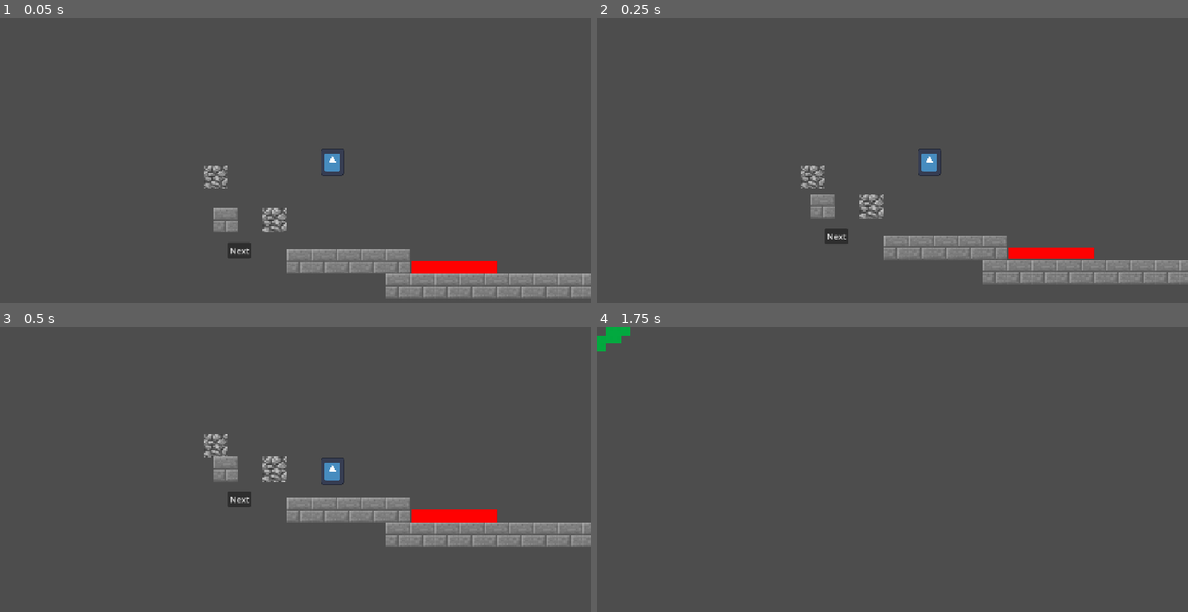
Above: before the commit, frames 1-4 (two rows, left to right).
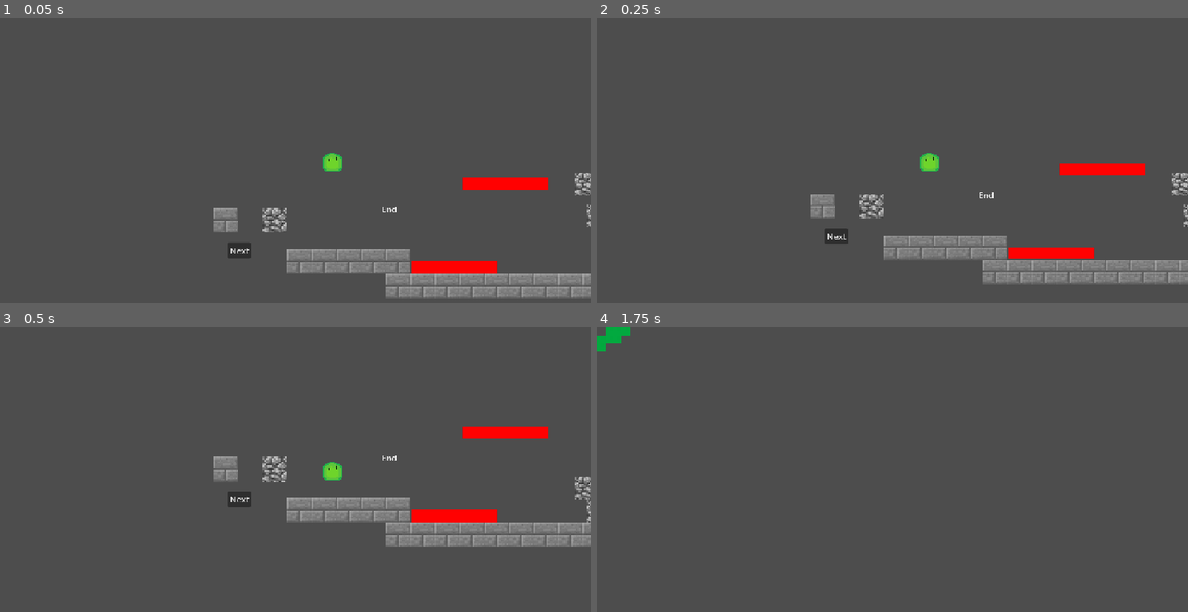
Above: after the commit, the same moments.

Repository: No-ramen/Bounce-back-game-jam
Game: Godot game, scene res://main.tscn
The game is run twice, just before and just after one commit, with the same random seed, the same clock (stepped at 60 frames per second) and the same inputs. The engine's default icon, where the game draws it, is replaced by a stand-in: a white triangle on a blue panel in a dark square.
Inputs:
- Up to frame 1 (0.05 s): no input
- Up to frame 2 (0.25 s): no input
- Up to frame 3 (0.5 s): no input
- Up to frame 4 (1.75 s): click "Next" at 0.5 s; tap Enter at 1.25 s

The runs differ from the first frame. In frame 1, 1.3% of the frame differs, in the area x 34-100%, y 45-97%; in frame 2, 1.3%; in frame 3, 1.3%; in frame 4, nothing differs.

Commit message:
Update main.tscn

Diff:
--- a/main.tscn
+++ b/main.tscn
@@ -1,6 +1,8 @@
 [gd_scene format=4 uid="uid://bpf2q311yktui"]
 
-[ext_resource type="Texture2D" uid="uid://bi1xggbk60sq6" path="res://icon.svg" id="1_0xm2m"]
+[ext_resource type="Texture2D" uid="uid://poy863li2b5f" path="res://default.png" id="1_7mycd"]
+[ext_resource type="Texture2D" uid="uid://bxq6egxq6kjlm" path="res://looking left.png" id="2_272bh"]
+[ext_resource type="Texture2D" uid="uid://dnkscqd75o4dh" path="res://looking right.png" id="3_5vw27"]
 [ext_resource type="Texture2D" uid="uid://lsqmlvk037no" path="res://red.png" id="3_h2yge"]
 [ext_resource type="Texture2D" uid="uid://c0ysh3h7ywk78" path="res://cobblestone.jpg" id="4_1bvp3"]
 [ext_resource type="Texture2D" uid="uid://bm3rm0ujvlo5u" path="res://stonebrick.jpg" id="4_lquwl"]
@@ -12,16 +14,19 @@
 
 func _on_button_pressed() -> void:
 	get_tree().change_scene_to_file(\"res://Second scene.tscn\")
-func _on_area_2d_body_entered(Body):
-	if(Body.name == \"thing\"):
-		Body.velocity.y = -500
-		Body.velocity.x = 500
-
-
-"
-
-[sub_resource type="GDScript" id="GDScript_piya1"]
+
+
+
+
+
+
+func _on_area_2d_body_exited(body: Node2D) -> void:
+	pass # Replace with function body.
+"
+
+[sub_resource type="GDScript" id="GDScript_ow6iq"]
 script/source = "extends CharacterBody2D
+
 
 
 const SPEED = 300.0
@@ -48,6 +53,12 @@
 	else:
 		velocity.x = move_toward(velocity.x, 0, SPEED)
 
+	if velocity.x > 0:
+		$Sprite2D.animation= \"right\"
+	elif velocity.x < 0:
+		$Sprite2D.animation= \"left\"
+	else:
+		$Sprite2D.animation= \"default\"
 	move_and_slide()
 
 	for i in get_slide_collision_count() :
@@ -57,8 +68,35 @@
 			c.get_collider().apply_central_impulse(-c.get_normal() * push_force)
 "
 
+[sub_resource type="SpriteFrames" id="SpriteFrames_piya1"]
+animations = [{
+"frames": [{
+"duration": 1.0,
+"texture": ExtResource("1_7mycd")
+}],
+"loop": 1,
+"name": &"default",
+"speed": 5.0
+}, {
+"frames": [{
+"duration": 1.0,
+"texture": ExtResource("2_272bh")
+}],
+"loop": 1,
+"name": &"left",
+"speed": 5.0
+}, {
+"frames": [{
+"duration": 1.0,
+"texture": ExtResource("3_5vw27")
+}],
+"loop": 1,
+"name": &"right",
+"speed": 5.0
+}]
+
 [sub_resource type="RectangleShape2D" id="RectangleShape2D_piya1"]
-size = Vector2(45, 53)
+size = Vector2(38, 41)
 
 [sub_resource type="PhysicsMaterial" id="PhysicsMaterial_lquwl"]
 
@@ -67,17 +105,38 @@
 [sub_resource type="RectangleShape2D" id="RectangleShape2D_po0w4"]
 size = Vector2(46, 45)
 
+[sub_resource type="GDScript" id="GDScript_1bvp3"]
+script/source = "extends Node2D
+
+
+# Called when the node enters the scene tree for the first time.
+func _ready() -> void:
+	pass # Replace with function body.
+"
+
 [sub_resource type="GDScript" id="GDScript_leoje"]
 script/source = "extends Area2D
 
 
-func _on_area_2d_body_entered(body):
+
+
+
+func _on_body_entered(body):
 	if(body.name == \"thing\"):
 		body.velocity.y = -500
 "
 
 [sub_resource type="RectangleShape2D" id="RectangleShape2D_bfgb6"]
 size = Vector2(169, 24)
+
+[sub_resource type="GDScript" id="GDScript_lquwl"]
+script/source = "extends Area2D
+
+
+func _on_body_entered(body):
+	if(body.name == \"thing\"):
+		body.velocity.y = 500
+"
 
 [sub_resource type="TileSetAtlasSource" id="TileSetAtlasSource_7mycd"]
 texture = ExtResource("4_lquwl")
@@ -129,17 +188,31 @@
 physics_layer_0/collision_layer = 1
 sources/3 = SubResource("TileSetAtlasSource_272bh")
 
+[sub_resource type="GDScript" id="GDScript_bcqfh"]
+script/source = "extends Area2D
+
+
+
+
+func _on_body_entered(body: Node2D) -> void:
+	get_tree().change_scene_to_file(\"res://Second scene.tscn\")
+"
+
+[sub_resource type="RectangleShape2D" id="RectangleShape2D_leoje"]
+size = Vector2(31, 16)
+
 [node name="Node2D" type="Node2D" unique_id=227951287]
+texture_filter = 1
 position = Vector2(-125, 20)
 script = SubResource("GDScript_bfgb6")
 
 [node name="thing" type="CharacterBody2D" parent="." unique_id=495156634]
-script = SubResource("GDScript_piya1")
-
-[node name="Sprite2D" type="Sprite2D" parent="thing" unique_id=1074285611]
+script = SubResource("GDScript_ow6iq")
+
+[node name="Sprite2D" type="AnimatedSprite2D" parent="thing" unique_id=1996672541]
 position = Vector2(72.00001, -43)
 scale = Vector2(0.35937497, 0.41796878)
-texture = ExtResource("1_0xm2m")
+sprite_frames = SubResource("SpriteFrames_piya1")
 
 [node name="CollisionShape2D" type="CollisionShape2D" parent="thing" unique_id=1895715116]
 position = Vector2(72, -43.5)
@@ -160,22 +233,43 @@
 lock_rotation = true
 
 [node name="MeshInstance2D" type="MeshInstance2D" parent="Block" unique_id=1989095942]
-position = Vector2(-154.98683, -13.499994)
+position = Vector2(591, 60.999992)
 scale = Vector2(46.02634, 45.000008)
 mesh = SubResource("QuadMesh_lquwl")
 texture = ExtResource("3_h2yge")
 
 [node name="Sprite2D" type="Sprite2D" parent="Block" unique_id=1389650681]
-position = Vector2(-155, -13.500003)
+position = Vector2(591, 61)
 scale = Vector2(0.9327083, 0.90000004)
 texture = ExtResource("4_1bvp3")
 
 [node name="CollisionShape2D" type="CollisionShape2D" parent="Block" unique_id=1069142630]
-position = Vector2(-155, -13.5)
+position = Vector2(591, 61)
+shape = SubResource("RectangleShape2D_po0w4")
+
+[node name="Block2" type="RigidBody2D" parent="." unique_id=987090001]
+mass = 0.25
+physics_material_override = SubResource("PhysicsMaterial_lquwl")
+lock_rotation = true
+
+[node name="MeshInstance2D" type="MeshInstance2D" parent="Block2" unique_id=1137961296]
+position = Vector2(568, -1.1368684e-13)
+scale = Vector2(46.02634, 45.000008)
+mesh = SubResource("QuadMesh_lquwl")
+texture = ExtResource("3_h2yge")
+
+[node name="Sprite2D" type="Sprite2D" parent="Block2" unique_id=1767349007]
+position = Vector2(568, 0)
+scale = Vector2(0.9327083, 0.90000004)
+texture = ExtResource("4_1bvp3")
+
+[node name="CollisionShape2D" type="CollisionShape2D" parent="Block2" unique_id=1701194359]
+position = Vector2(568, 0)
 shape = SubResource("RectangleShape2D_po0w4")
 
 [node name="BouncePad" type="Node2D" parent="." unique_id=891365780]
 position = Vector2(-16, 21)
+script = SubResource("GDScript_1bvp3")
 
 [node name="Sprite2D" type="Sprite2D" parent="BouncePad" unique_id=918989539]
 position = Vector2(325, 142)
@@ -190,6 +284,22 @@
 position = Vector2(770, 219)
 shape = SubResource("RectangleShape2D_bfgb6")
 
+[node name="BouncePad2" type="Node2D" parent="." unique_id=372631940]
+position = Vector2(-16, 21)
+
+[node name="Sprite2D" type="Sprite2D" parent="BouncePad2" unique_id=1520471346]
+position = Vector2(426, -21)
+scale = Vector2(0.68292695, 0.17391305)
+texture = ExtResource("3_h2yge")
+
+[node name="Area2D" type="Area2D" parent="BouncePad2" unique_id=1412389620]
+position = Vector2(-445, -77)
+script = SubResource("GDScript_lquwl")
+
+[node name="CollisionShape2D" type="CollisionShape2D" parent="BouncePad2/Area2D" unique_id=2031616245]
+position = Vector2(871, 56)
+shape = SubResource("RectangleShape2D_bfgb6")
+
 [node name="TileMapLayer" type="TileMapLayer" parent="." unique_id=2060382122]
 tile_map_data = PackedByteArray("AAD2/wMAAgAAAAAAAAD2/wQAAgAAAAEAAAD2/wUAAgAAAAIAAAD3/wMAAgABAAAAAAD3/wQAAgABAAEAAAD3/w …(14032 unchanged characters)…
 tile_set = SubResource("TileSet_maugy")
@@ -198,5 +308,23 @@
 tile_map_data = PackedByteArray("AAD8/wMAAwAAAAAAAAD8/wQAAwAAAAEAAAD8/wUAAwAAAAIAAAD9/wMAAwABAAAAAAD9/wQAAwABAAEAAAD9/w …(13168 unchanged characters)…
 tile_set = SubResource("TileSet_uylti")
 
+[node name="Node2D" type="Node2D" parent="." unique_id=269948168]
+position = Vector2(168, 38)
+
+[node name="Label" type="Label" parent="Node2D" unique_id=70970228]
+offset_right = 40.0
+offset_bottom = 23.0
+text = "End"
+
+[node name="Area2D" type="Area2D" parent="Node2D" unique_id=1652207737]
+position = Vector2(102, -6)
+script = SubResource("GDScript_bcqfh")
+
+[node name="CollisionShape2D" type="CollisionShape2D" parent="Node2D/Area2D" unique_id=244762724]
+position = Vector2(-85.5, 18)
+shape = SubResource("RectangleShape2D_leoje")
+
 [connection signal="pressed" from="Button" to="." method="_on_button_pressed"]
-[connection signal="body_entered" from="BouncePad/Area2D" to="." method="_on_area_2d_body_entered"]
+[connection signal="body_entered" from="BouncePad/Area2D" to="BouncePad/Area2D" method="_on_body_entered"]
+[connection signal="body_entered" from="BouncePad2/Area2D" to="BouncePad2/Area2D" method="_on_body_entered"]
+[connection signal="body_entered" from="Node2D/Area2D" to="Node2D/Area2D" method="_on_body_entered"]
